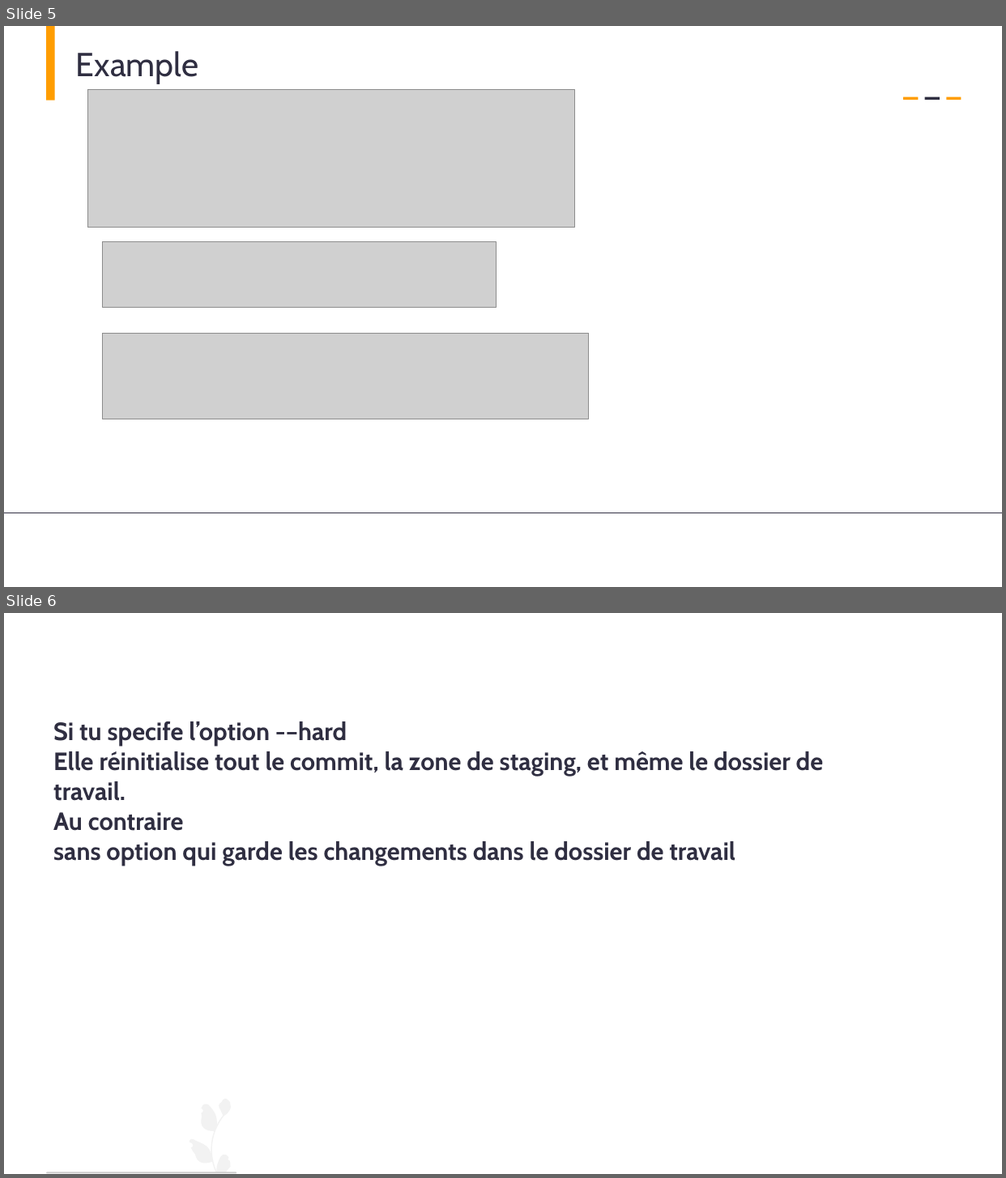
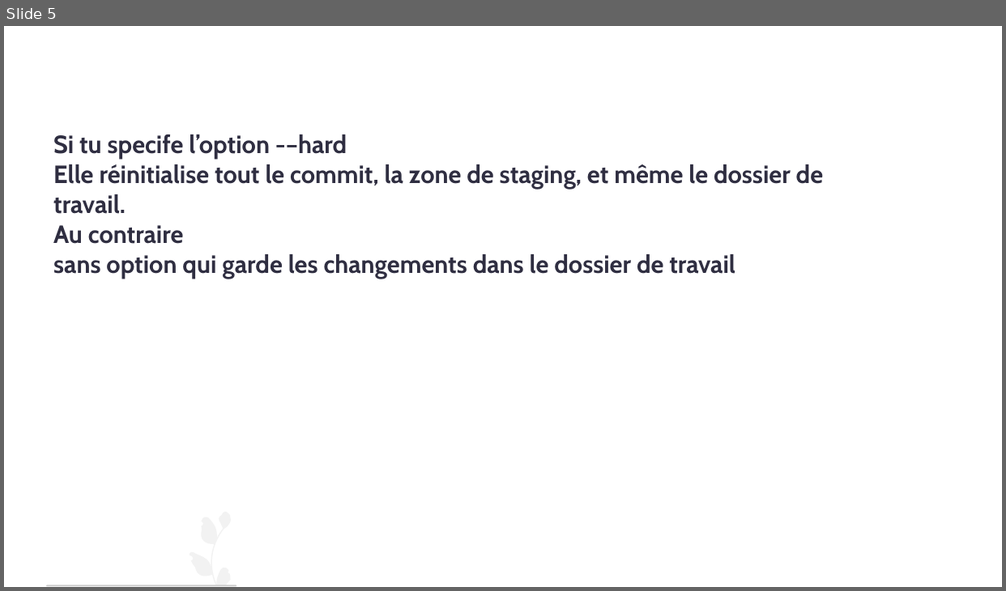
Before and after one commit to AbdessamadAbdaoui/Presentation_Git, a slide deck: presentation_Git.pptx. Shown one above the other, each under a label of ours: slides 5 and 6 before the commit, slide 5 after it. The pictures are 1006x1178 and 1006x591 pixels, drawn with LibreOffice and Linux fonts; fonts in the diff are those of the drawing; grey boxes stand for pictures. Boxes give left, top, right and bottom in pixels: in the first picture for what was removed or moved away, otherwise in the second. Text is boxed around its words. In the diff, an @@ line names an element or a change of style, - is before the commit and + after.

```diff
--- a/presentation_Git.pptx
+++ b/presentation_Git.pptx
@@ slide 5 removed at bbox=[4, 26, 1002, 587], background #FFFFFF @@
@@ rectangle removed at bbox=[46, 26, 54, 100] @@
@@ text removed at bbox=[76, 51, 198, 84] @@
-Example
@@ picture removed at bbox=[88, 90, 574, 228] @@
@@ rectangle removed at bbox=[903, 97, 918, 100] @@
@@ rectangle removed at bbox=[925, 97, 940, 100] @@
@@ rectangle removed at bbox=[947, 97, 961, 100] @@
@@ picture removed at bbox=[102, 242, 496, 308] @@
@@ picture removed at bbox=[102, 334, 589, 419] @@
@@ line removed from (4, 514) to (1002, 514) @@
@@ what was slide 6 is now slide 5 @@
```
Also in this commit, not shown: 2 slides changed, 9 slides added.
